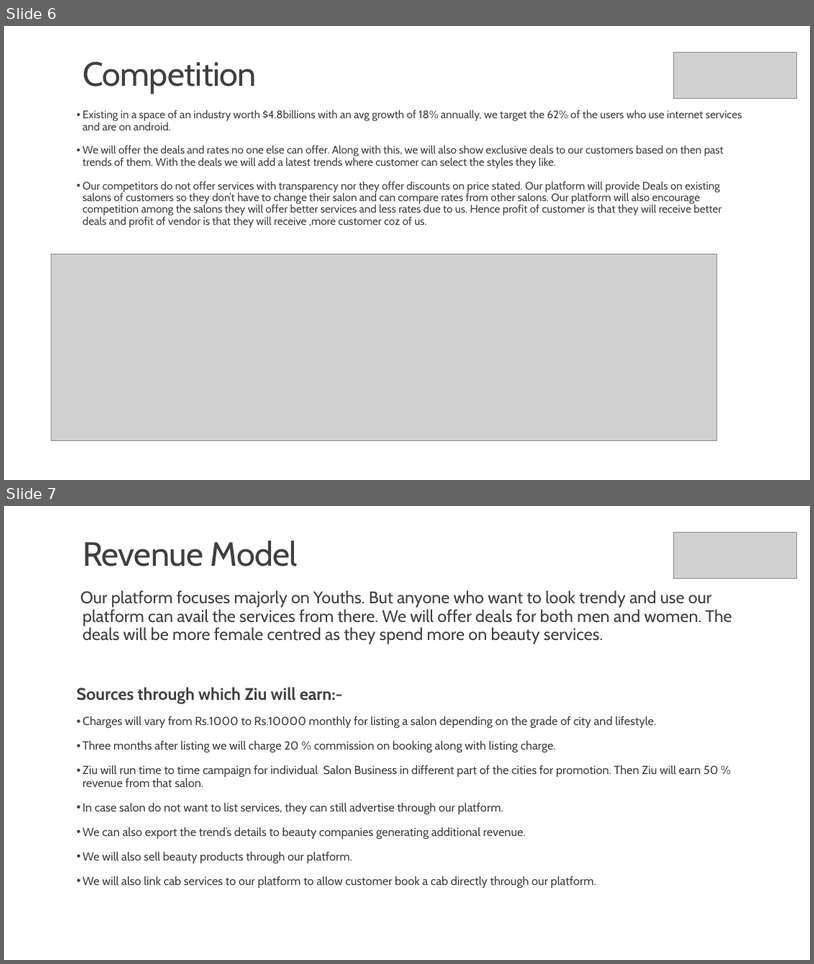
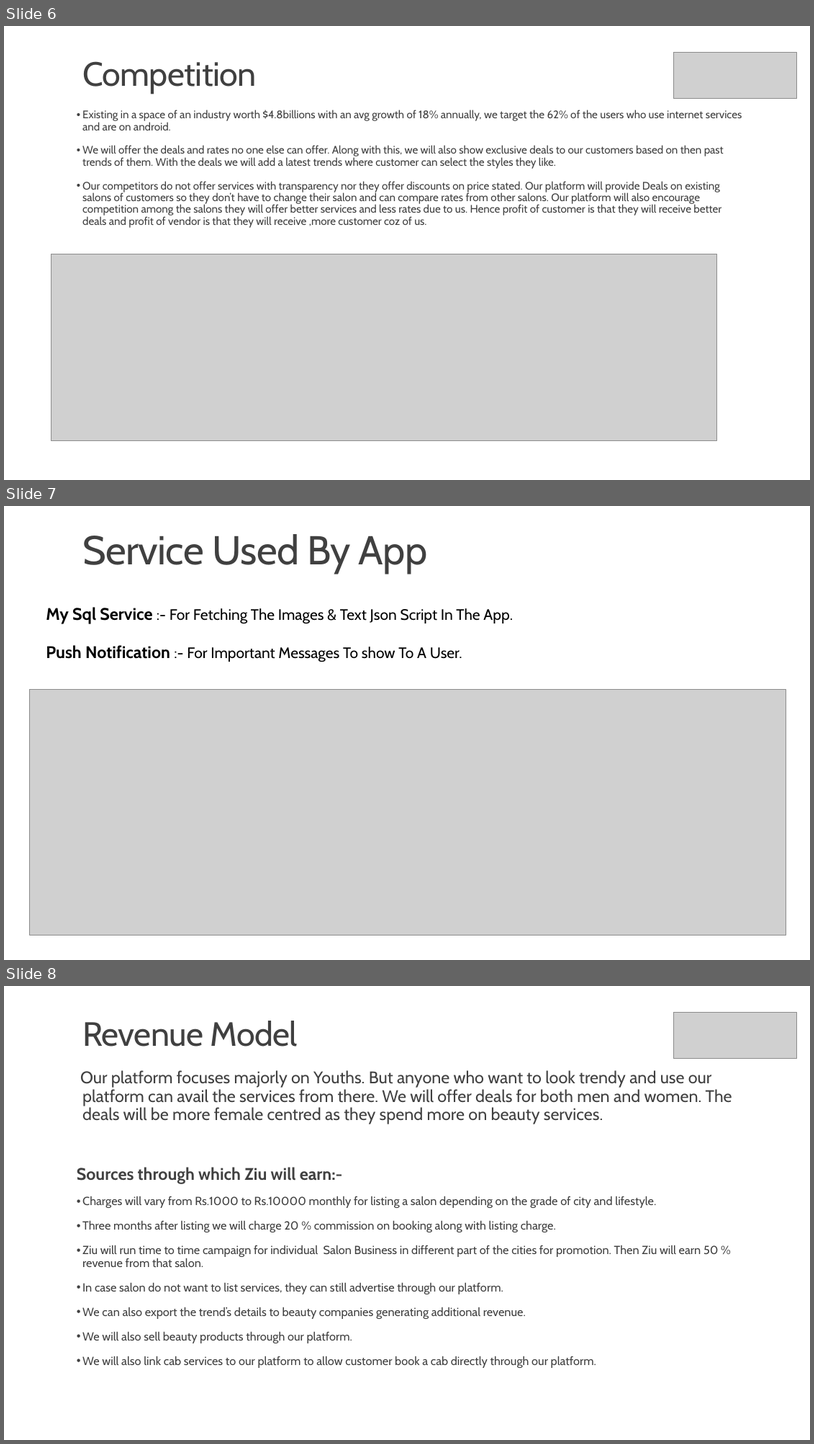
Before and after one commit to GoelSanchit/Ziu, a slide deck: ZIU_Presentation.pptx. Shown one above the other, each under a label of ours: slides 6 and 7 before the commit, slides 6, 7 and 8 after it. The pictures are 814x964 and 814x1444 pixels, drawn with LibreOffice and Linux fonts; fonts in the diff are those of the drawing; grey boxes stand for pictures. Boxes give left, top, right and bottom in pixels: in the first picture for what was removed or moved away, otherwise in the second. Text is boxed around its words. In the diff, an @@ line names an element or a change of style, - is before the commit and + after.

Commit message:
PPT Changed

```diff
--- a/ZIU_Presentation.pptx
+++ b/ZIU_Presentation.pptx
@@ slide 7 added at (4,506,810,960), background #FFFFFF @@
@@ title added at (82,534,428,574), 48 pt, text #404040 @@
+Service Used By App
@@ text added at (46,607,513,662), 18 pt, text #000000 @@
+My Sql Service :- For Fetching The Images & Text Json Script In The App.
+Push Notification :- For Important Messages To show To A User.
@@ picture added at (29,690,786,934) @@
@@ what was slide 7 is now slide 8 @@
```
